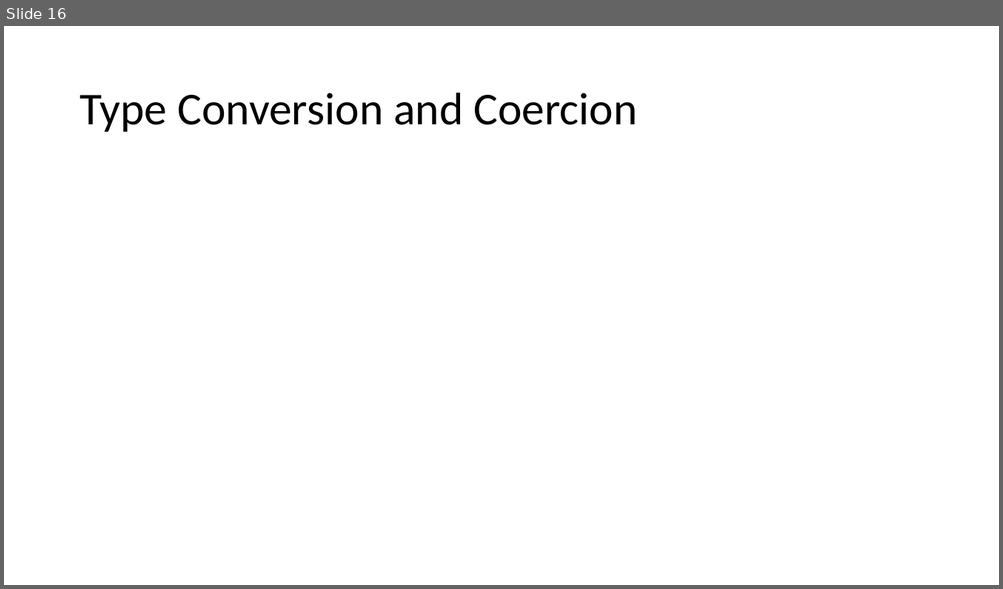
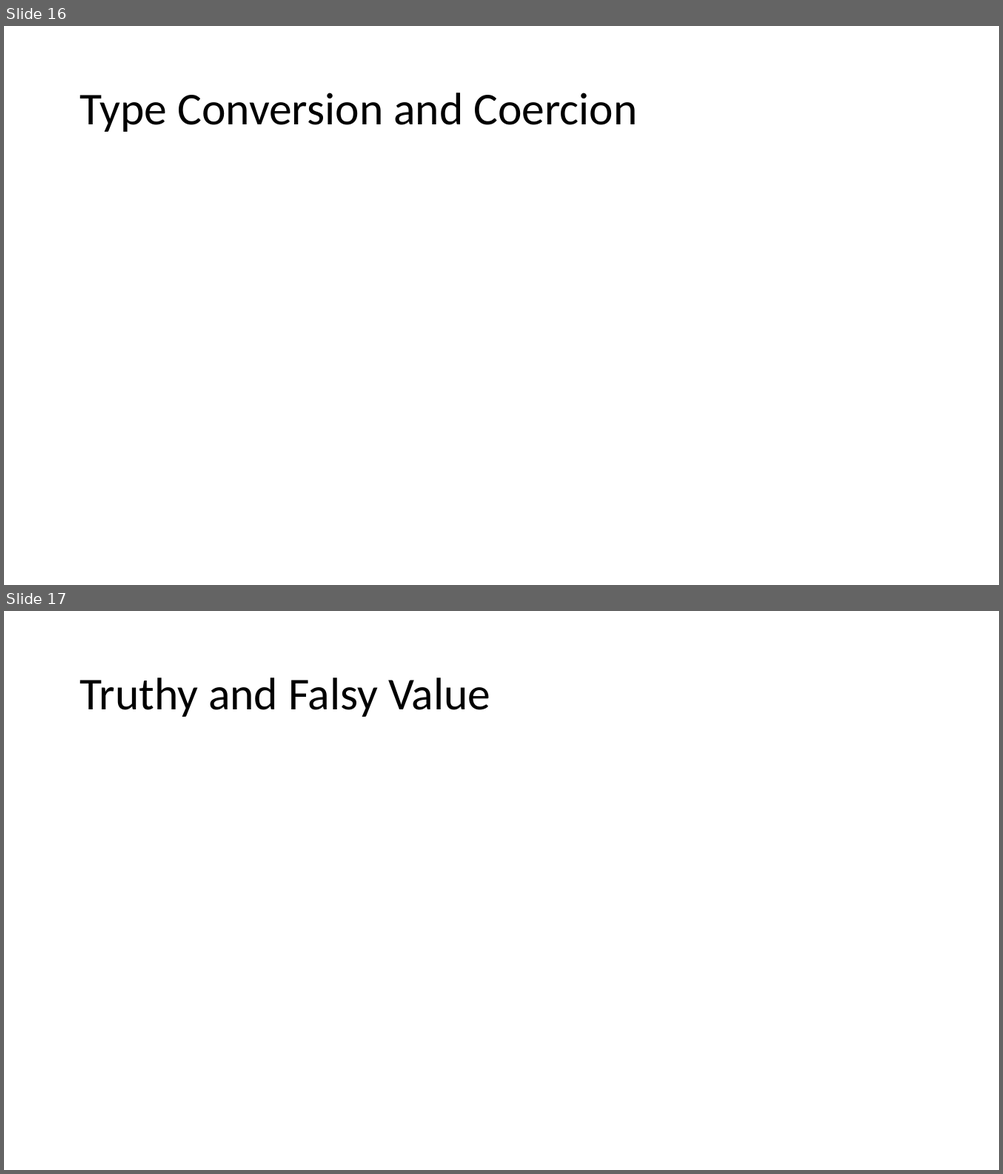
Before and after one commit to PiyushChaturvedii/Batch05, a slide deck: JavaScript.pptx. Shown one above the other, each under a label of ours: slide 16 before the commit, slides 16 and 17 after it. The pictures are 1003x589 and 1003x1174 pixels, drawn with LibreOffice and Linux fonts; fonts in the diff are those of the drawing. Boxes give left, top, right and bottom in pixels: in the first picture for what was removed or moved away, otherwise in the second. Text is boxed around its words. In the diff, an @@ line names an element or a change of style, - is before the commit and + after.

```diff
--- a/JavaScript.pptx
+++ b/JavaScript.pptx
@@ slide 17 added at [4, 611, 999, 1170], background #FFFFFF @@
@@ title added at [79, 678, 490, 717], 44 pt, text #000000 @@
+Truthy and Falsy Value
```
Also in this commit, not shown: 4 other slides added, 9 other files.
